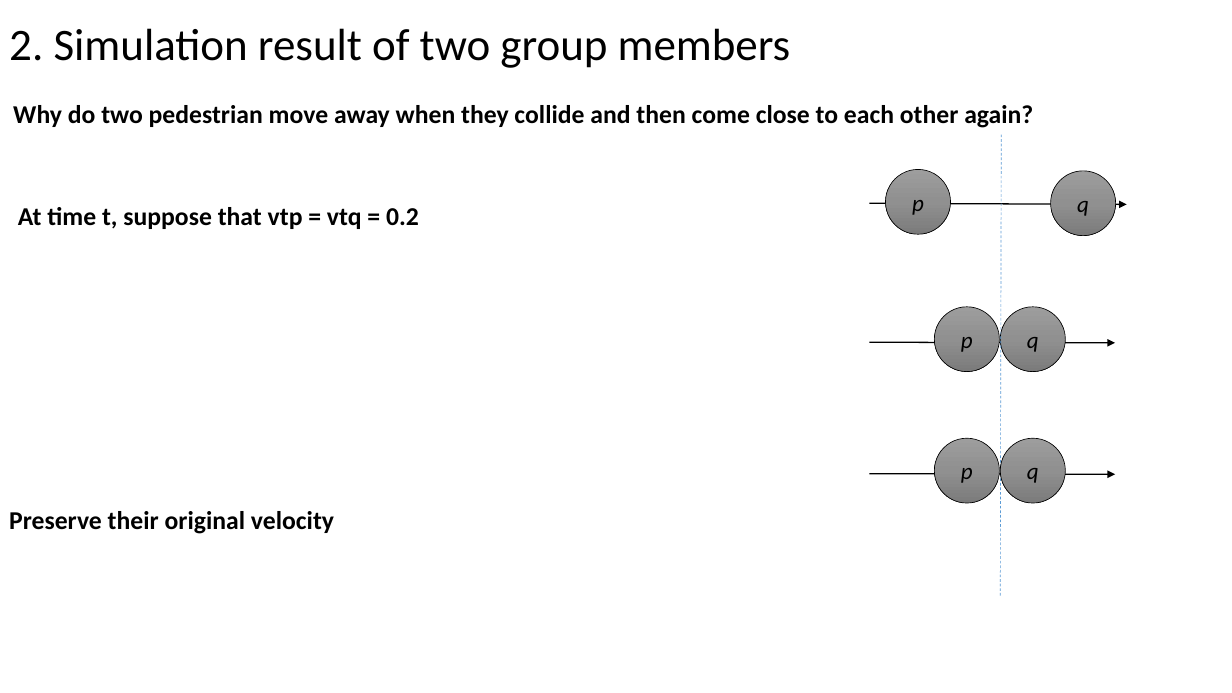
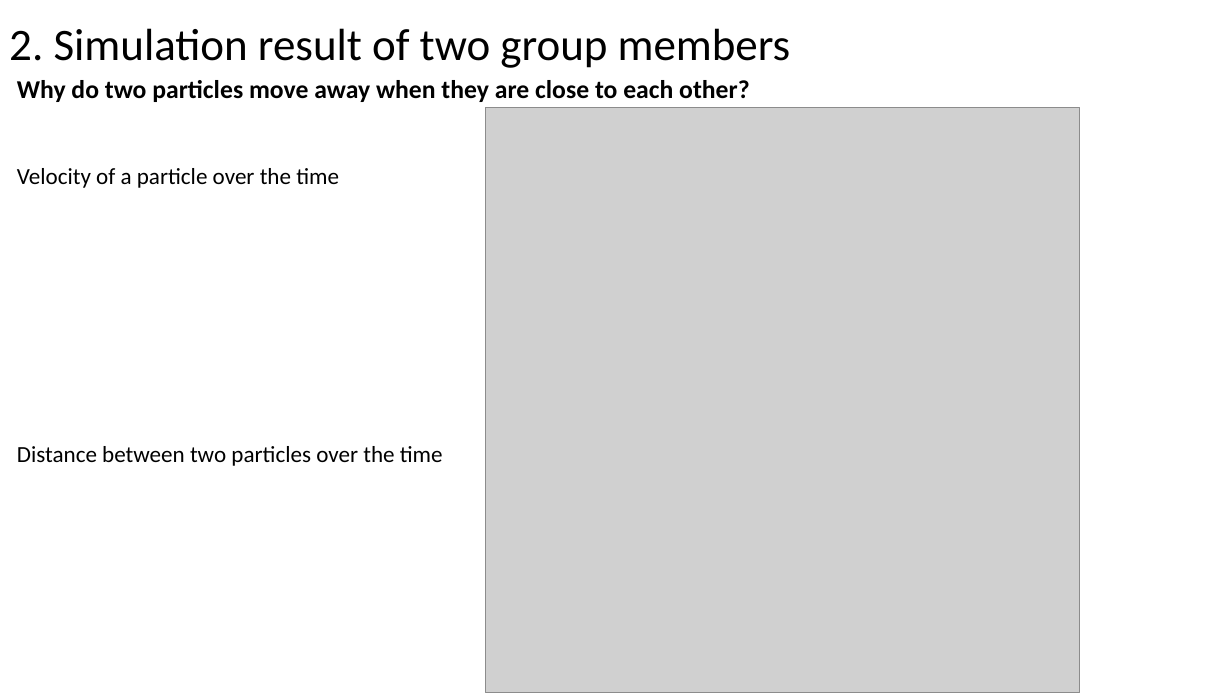
Before and after one commit to vietqvo/GroupModelling, a slide deck: slide 8 of meetings/Group Dynamics 5.pptx (slide 7 before the commit). Drawn at 1232x693 pixels with LibreOffice and Linux fonts; fonts in the diff are those of the drawing; grey boxes stand for pictures. Boxes give left, top, right and bottom in pixels: in the first picture for what was removed or moved away, otherwise in the second. Text is boxed around its words. In the diff, an @@ line names an element or a change of style, - is before the commit and + after.

```diff
--- a/meetings/Group Dynamics 5.pptx
+++ b/meetings/Group Dynamics 5.pptx
@@ text at [17, 80, 749, 102]: text changed @@
-Why do two pedestrian move away when they collide and then come close to each other again?
+Why do two particles move away when they are close to each other?
@@ picture added at [485, 107, 1080, 693] @@
@@ line removed from (1002, 135) to (1001, 596) @@
@@ text added at [17, 168, 339, 188], 18 pt, text #000000 @@
+Velocity of a particle over the time
@@ ellipse removed at [885, 169, 950, 234] @@
-p
@@ ellipse removed at [1051, 171, 1116, 236] @@
-q
@@ text removed at [18, 207, 419, 229] @@
-At time t, suppose that vtp = vtq = 0.2
@@ arrow removed from (870, 203) to (1127, 204) @@
@@ ellipse removed at [934, 307, 999, 372] @@
-p
@@ ellipse removed at [1001, 307, 1066, 372] @@
-q
@@ arrow removed from (870, 342) to (1116, 343) @@
@@ text added at [17, 446, 443, 466], 18 pt, text #000000 @@
+Distance between two particles over the time
@@ ellipse removed at [934, 438, 999, 503] @@
-p
@@ ellipse removed at [1001, 438, 1066, 503] @@
-q
@@ arrow removed from (870, 474) to (1116, 474) @@
@@ text removed at [9, 511, 334, 534] @@
-Preserve their original velocity
```
Also in this commit, not shown: 7 other slides changed, 3 slides added, 1 other file.
